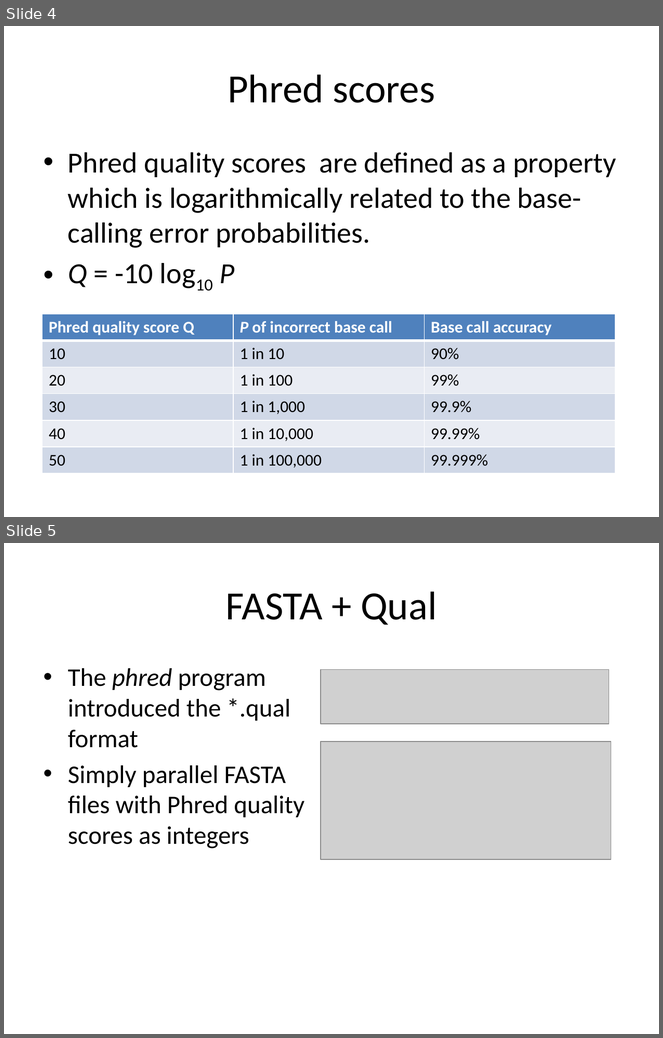
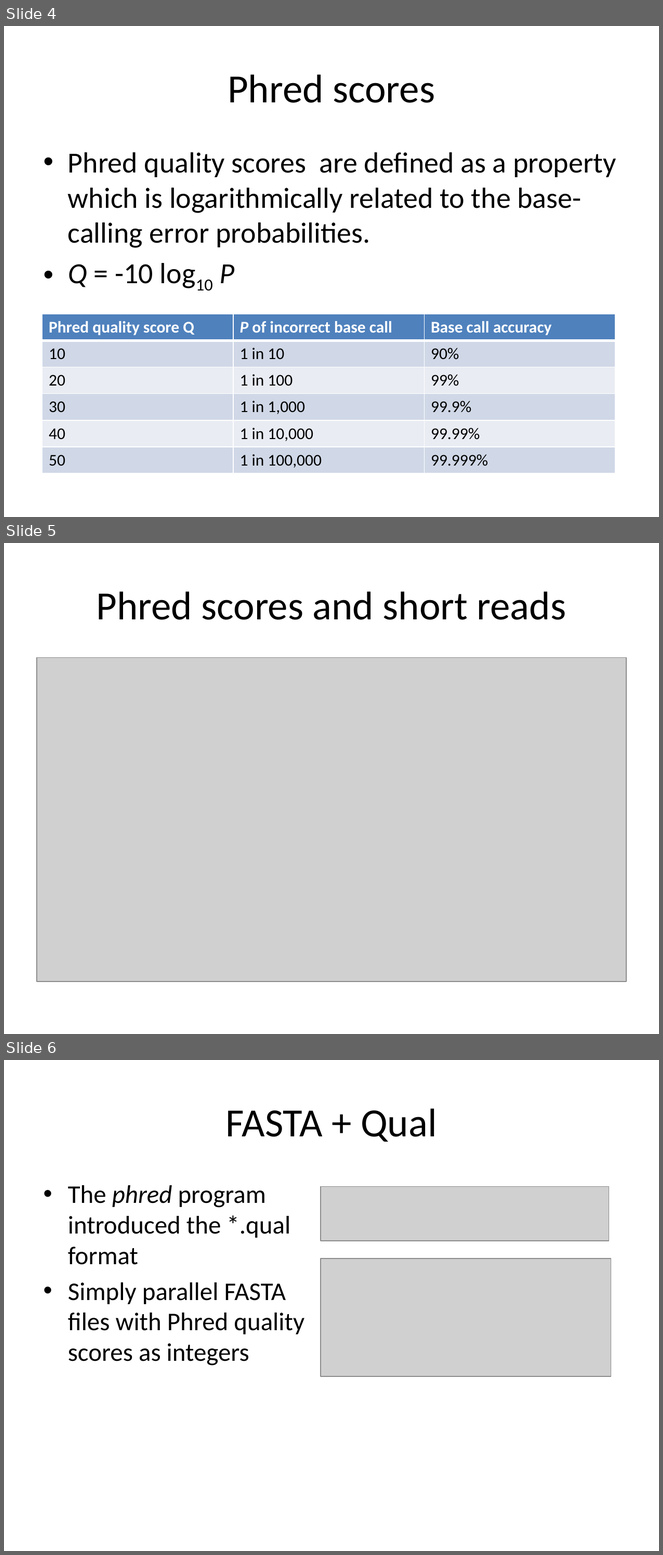
Before and after one commit to rvosa/ngs-workflows, a slide deck: doc/slides/day1/session2/NGSdata.pptx. Shown one above the other, each under a label of ours: slides 4 and 5 before the commit, slides 4, 5 and 6 after it. The pictures are 663x1038 and 663x1555 pixels, drawn with LibreOffice and Linux fonts; fonts in the diff are those of the drawing; grey boxes stand for pictures. Boxes give left, top, right and bottom in pixels: in the first picture for what was removed or moved away, otherwise in the second. Text is boxed around its words. In the diff, an @@ line names an element or a change of style, - is before the commit and + after.

Commit message:
added fastqc picture

```diff
--- a/doc/slides/day1/session2/NGSdata.pptx
+++ b/doc/slides/day1/session2/NGSdata.pptx
@@ slide 5 added at <box>4,543,659,1034</box>, background #FFFFFF @@
@@ title added at <box>96,591,567,620</box>, 44 pt, text #000000 @@
+Phred scores and short reads
@@ picture added at <box>37,657,626,982</box> @@
@@ what was slide 5 is now slide 6 @@
```
